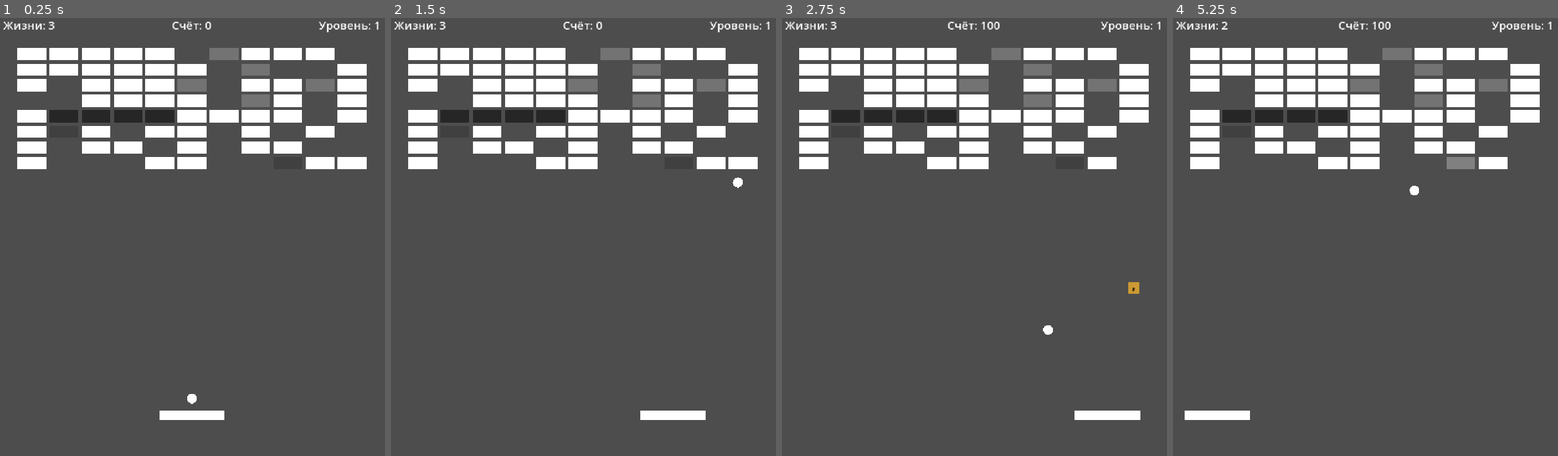
Above: before the commit, frames 1-4 (left to right).
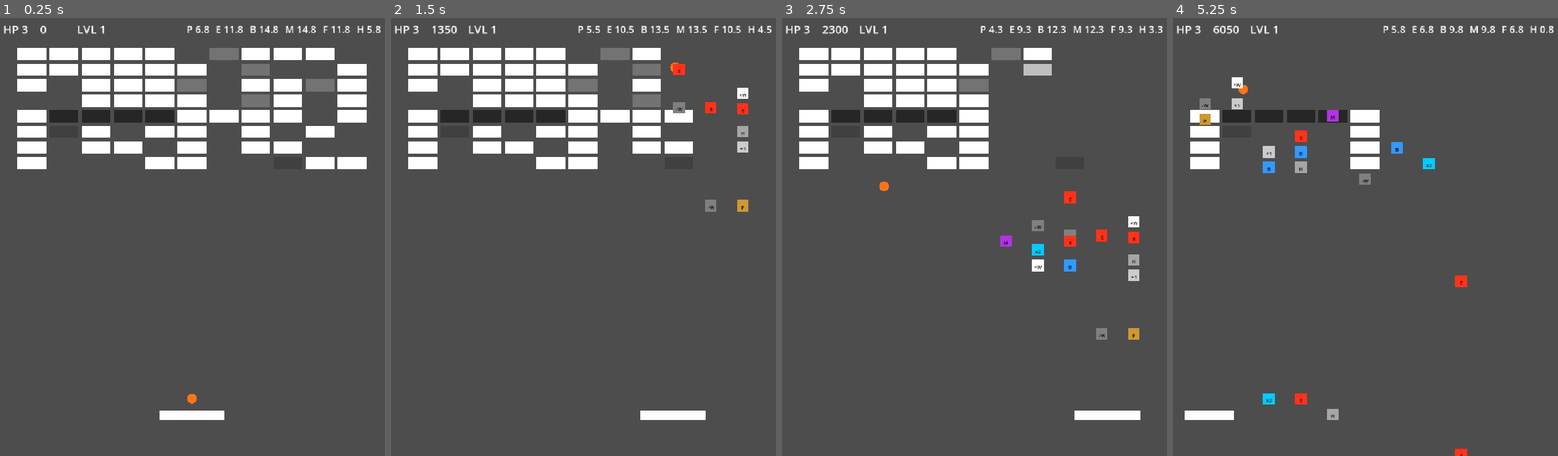
Above: after the commit, the same moments.

Repository: Ardarik421/arkanoid
Game: Godot game, scene res://scenes/main.tscn
Two runs of this game, one before a commit and one after it. Both use one fixed random seed, a clock stepped at 60 frames per second and the inputs below. The project has no main scene, so this scene is started directly.
Inputs (mouse positions are in pixels of both pictures, inside the frame that each line leads up to):
- Up to frame 1 (0.25 s): no input
- Up to frame 2 (1.5 s): tap Enter at 0.5 s; move the mouse to (668, 210) at 0.52 s; hold D (move_right) 0.53-1.28 s; tap Space (launch_ball) at 0.6, 1.35 s; move the mouse to (502, 254) at 1.27 s; hold A (move_left) from 1.28 s (still down)
- Up to frame 3 (2.75 s): move the mouse to (1013, 136) at 2.02 s; release A (move_left) at 2.03 s; hold D (move_right) from 2.03 s (still down); tap Space (launch_ball) at 2.1 s
- Up to frame 4 (5.25 s): move the mouse to (1346, 324) at 2.77 s; tap Space (launch_ball) every 0.75 s from 2.85 to 5.1 s; move the mouse to (1484, 302) at 3.52 s; release D (move_right) at 3.53 s; hold A (move_left) from 3.53 s (still down); move the mouse to (1246, 166) at 4.27 s; move the mouse to (1384, 232) at 5.02 s

The runs differ from the first frame. In frame 1, 0.7% of the frame differs, in the area x 0-99%, y 0-89%; in frame 2, 3.8%; in frame 3, 6.3%; in frame 4, 12%, in the area x 0-99%, y 0-100%.

Commit message:
Добавил активные бонусы в интерфейсе

Diff:
--- a/scenes/main.gd
+++ b/scenes/main.gd
@@ -38,7 +38,6 @@
 @export var brick_scene: PackedScene
 @export var bonus_scene: PackedScene
 
-
 # =========================
 # НАСТРОЙКИ СЕТКИ КИРПИЧЕЙ
 # =========================
@@ -54,7 +53,6 @@
 
 @export var gap_x: float = 8.0
 @export var gap_y: float = 8.0
-
 
 # =========================
 # НАСТРОЙКИ ТЕСТИРОВАНИЯ
@@ -195,6 +193,8 @@
 	update_level_label()
 
 func _process(_delta):
+	update_effects_ui()
+
 	if game_won:
 		if Input.is_action_just_pressed("launch_ball"):
 			start_next_level()
@@ -613,13 +613,28 @@
 # =========================
 
 func update_lives_label():
-	$LivesLabel.text = "Жизни: " + str(lives)
+	$LivesLabel.text = "HP " + str(lives)
 
 func update_score_label():
-	$ScoreLabel.text = "Счёт: " + str(score)
+	$ScoreLabel.text = str(score)
 
 func update_level_label():
-	$LevelLabel.text = "Уровень: " + str(current_level)
+	$LevelLabel.text = "LVL " + str(current_level)
+
+func update_effects_ui():
+	update_effect_label($EffectsUI/Piercing, "P", piercing_time)
+	update_effect_label($EffectsUI/Explosive, "E", explosive_time)
+	update_effect_label($EffectsUI/Shield, "B", shield_time)
+	update_effect_label($EffectsUI/Magnet, "M", magnet_time)
+	update_effect_label($EffectsUI/Fast, "F", fast_time)
+	update_effect_label($EffectsUI/Hyper, "H", hyper_time)
+
+func update_effect_label(label: Label, prefix: String, time_left: float):
+	if time_left > 0.0:
+		label.visible = true
+		label.text = "%s %.1f" % [prefix, time_left]
+	else:
+		label.visible = false
 
 # =========================
 # НАСТРОЙКА УРОВНЯ
--- a/scenes/main.tscn
+++ b/scenes/main.tscn
@@ -24,6 +24,13 @@
 bonus_scene = ExtResource("5_tbgi4")
 test_start_level = 20
 use_test_level = false
+use_test_bonuses = true
+test_piercing = true
+test_explosive = true
+test_shield = true
+test_magnet = true
+test_fast = true
+test_hyper = true
 
 [node name="Walls" type="Node2D" parent="." unique_id=1927932240]
 
@@ -62,10 +69,11 @@
 
 [node name="LivesLabel" type="Label" parent="." unique_id=576695795]
 offset_left = 20.0
-offset_right = 300.0
+offset_top = 20.0
+offset_right = 100.0
 offset_bottom = 60.0
 theme_override_font_sizes/font_size = 28
-text = "Жизни: 3"
+text = "HP: 3"
 vertical_alignment = 1
 
 [node name="GameOverLabel" type="Label" parent="." unique_id=303475574]
@@ -108,24 +116,21 @@
 vertical_alignment = 1
 
 [node name="ScoreLabel" type="Label" parent="." unique_id=361577964]
-offset_right = 960.0
+offset_left = 110.0
+offset_top = 20.0
+offset_right = 190.0
 offset_bottom = 60.0
 theme_override_font_sizes/font_size = 28
-text = "Счёт: 0"
-horizontal_alignment = 1
+text = "0"
 vertical_alignment = 1
 
 [node name="LevelLabel" type="Label" parent="." unique_id=1069848913]
-anchors_preset = 5
-anchor_left = 0.5
-anchor_right = 0.5
-offset_left = 660.0
-offset_right = 940.0
+offset_left = 200.0
+offset_top = 20.0
+offset_right = 290.0
 offset_bottom = 60.0
-grow_horizontal = 2
 theme_override_font_sizes/font_size = 28
-text = "Уровень: 1"
-horizontal_alignment = 2
+text = "LVL: 1"
 vertical_alignment = 1
 
 [node name="Shield" type="StaticBody2D" parent="." unique_id=1753832067]
@@ -136,4 +141,43 @@
 shape = SubResource("RectangleShape2D_mxp4v")
 disabled = true
 
+[node name="EffectsUI" type="HBoxContainer" parent="." unique_id=367337261]
+offset_left = 467.0
+offset_top = 20.0
+offset_right = 940.0
+offset_bottom = 60.0
+theme_override_constants/separation = 16
+alignment = 2
+
+[node name="Piercing" type="Label" parent="EffectsUI" unique_id=1437575256]
+layout_mode = 2
+size_flags_horizontal = 8
+theme_override_font_sizes/font_size = 24
+text = "P 7.0"
+
+[node name="Explosive" type="Label" parent="EffectsUI" unique_id=1610261575]
+layout_mode = 2
+theme_override_font_sizes/font_size = 24
+text = "E 12.0"
+
+[node name="Shield" type="Label" parent="EffectsUI" unique_id=1697420844]
+layout_mode = 2
+theme_override_font_sizes/font_size = 24
+text = "B 15.0"
+
+[node name="Magnet" type="Label" parent="EffectsUI" unique_id=1670060544]
+layout_mode = 2
+theme_override_font_sizes/font_size = 24
+text = "M 15.0"
+
+[node name="Fast" type="Label" parent="EffectsUI" unique_id=157303934]
+layout_mode = 2
+theme_override_font_sizes/font_size = 24
+text = "F 12.0"
+
+[node name="Hyper" type="Label" parent="EffectsUI" unique_id=2138204108]
+layout_mode = 2
+theme_override_font_sizes/font_size = 24
+text = "H 6.0"
+
 [connection signal="body_entered" from="DeathZone" to="." method="_on_death_zone_body_entered"]
